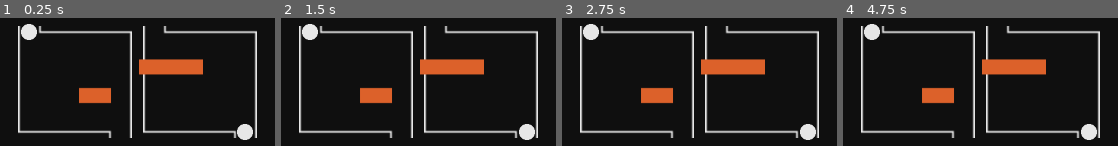
Above: before the commit, frames 1-4 (left to right).
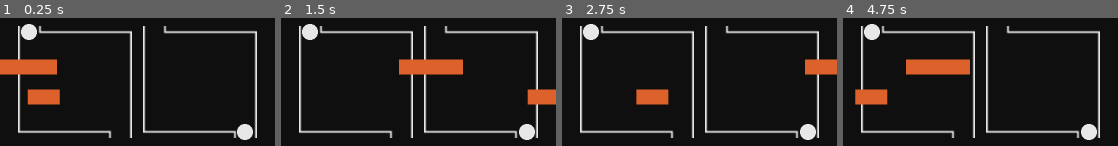
Above: after the commit, the same moments.

Repository: avodhel/project-team-test
Game: Godot game, scene res://Scenes/puzzle_dragcircles/puzzle_dragcircles.tscn
The game is run twice, just before and just after one commit, with the same random seed, the same clock (stepped at 60 frames per second) and the same inputs.
Inputs (mouse positions are in pixels of both pictures, inside the frame that each line leads up to):
- Up to frame 1 (0.25 s): no input
- Up to frame 2 (1.5 s): drag from (311, 32) to (451, 66) at 0.52 s; drag from (525, 131) to (451, 66) at 1.27 s
- Up to frame 3 (2.75 s): move the mouse to (727, 38) at 2.02 s; click (727, 38) at 2.17 s
- Up to frame 4 (4.75 s): drag from (966, 121) to (898, 52) at 2.77 s; move the mouse to (1063, 111) at 3.52 s; click (1063, 111) at 3.67 s; drag from (898, 52) to (939, 32) at 4.27 s

The runs differ from the first frame. In frame 1, 8.4% of the frame differs, in the area x 0-74%, y 32-68%; in frame 2, 4.6%; in frame 3, 5.1%; in frame 4, 8.7%, in the area x 4-74%, y 32-68%.

Commit message:
moving obstacles

Diff:
--- a/Project Team Test/Scenes/puzzle_dragcircles/circle.tscn
+++ b/Project Team Test/Scenes/puzzle_dragcircles/circle.tscn
@@ -21,3 +21,4 @@
 shape = SubResource( 1 )
 [connection signal="input_event" from="Body" to="Body" method="_on_Body_input_event"]
 [connection signal="mouse_entered" from="Body" to="Body" method="_on_Body_mouse_entered"]
+[connection signal="mouse_exited" from="Body" to="Body" method="_on_Body_mouse_exited"]
--- a/Project Team Test/Scenes/puzzle_dragcircles/long_obstacle.tscn
+++ b/Project Team Test/Scenes/puzzle_dragcircles/long_obstacle.tscn
@@ -1,18 +1,31 @@
-[gd_scene load_steps=3 format=2]
+[gd_scene load_steps=5 format=2]
 
 [ext_resource path="res://Textures/puzzle_dragcircles/long_obstacle.png" type="Texture" id=1]
+[ext_resource path="res://Scripts/puzzle_dragcircles/obstacle.gd" type="Script" id=2]
 
-[sub_resource type="RectangleShape2D" id=1]
+[sub_resource type="Curve2D" id=1]
+_data = {
+"points": PoolVector2Array( 0, 0, 0, 0, 0, 0, 0, 0, 0, 0, 288, 0 )
+}
+
+[sub_resource type="RectangleShape2D" id=2]
 extents = Vector2( 32.0248, 6.05986 )
 
 [node name="Long_Obstacle" type="Node2D"]
 scale = Vector2( 1, 1.25 )
+script = ExtResource( 2 )
 
-[node name="Area2D" type="Area2D" parent="."]
+[node name="Path2D" type="Path2D" parent="."]
+curve = SubResource( 1 )
 
-[node name="Sprite" type="Sprite" parent="Area2D"]
+[node name="PathFollow2D" type="PathFollow2D" parent="Path2D"]
+rotate = false
+
+[node name="Obstacle" type="Area2D" parent="Path2D/PathFollow2D"]
+
+[node name="Sprite" type="Sprite" parent="Path2D/PathFollow2D/Obstacle"]
 modulate = Color( 0.952941, 0.419608, 0.180392, 1 )
 texture = ExtResource( 1 )
 
-[node name="CollisionShape2D" type="CollisionShape2D" parent="Area2D"]
-shape = SubResource( 1 )
+[node name="CollisionShape2D" type="CollisionShape2D" parent="Path2D/PathFollow2D/Obstacle"]
+shape = SubResource( 2 )
--- a/Project Team Test/Scenes/puzzle_dragcircles/puzzle_dragcircles.tscn
+++ b/Project Team Test/Scenes/puzzle_dragcircles/puzzle_dragcircles.tscn
@@ -14,9 +14,9 @@
 position = Vector2( 200, 100 )
 
 [node name="Long_Obstacle" parent="." instance=ExtResource( 3 )]
-position = Vector2( 170.702, 84.9305 )
+position = Vector2( 0, 85 )
 
 [node name="Short_Obstacle" parent="." instance=ExtResource( 4 )]
-position = Vector2( 95.0213, 113.521 )
+position = Vector2( 0, 115 )
 
 [node name="Circles" parent="." instance=ExtResource( 2 )]
--- a/Project Team Test/Scenes/puzzle_dragcircles/short_obstacle.tscn
+++ b/Project Team Test/Scenes/puzzle_dragcircles/short_obstacle.tscn
@@ -1,18 +1,33 @@
-[gd_scene load_steps=3 format=2]
+[gd_scene load_steps=5 format=2]
 
 [ext_resource path="res://Textures/puzzle_dragcircles/short_obstacle.png" type="Texture" id=1]
+[ext_resource path="res://Scripts/puzzle_dragcircles/obstacle.gd" type="Script" id=2]
 
-[sub_resource type="RectangleShape2D" id=1]
-extents = Vector2( 15.8849, 6.05986 )
+[sub_resource type="Curve2D" id=1]
+_data = {
+"points": PoolVector2Array( 0, 0, 0, 0, 0, 0, 0, 0, 0, 0, -288, -2.51778e-05 )
+}
+
+[sub_resource type="RectangleShape2D" id=2]
+extents = Vector2( 15.8879, 6.05986 )
 
 [node name="Short_Obstacle" type="Node2D"]
 scale = Vector2( 1, 1.25 )
+script = ExtResource( 2 )
+speed = 175
 
-[node name="Area2D" type="Area2D" parent="."]
+[node name="Path2D" type="Path2D" parent="."]
+rotation = -3.14159
+curve = SubResource( 1 )
 
-[node name="Sprite" type="Sprite" parent="Area2D"]
+[node name="PathFollow2D" type="PathFollow2D" parent="Path2D"]
+rotate = false
+
+[node name="Obstacle" type="Area2D" parent="Path2D/PathFollow2D"]
+
+[node name="Sprite" type="Sprite" parent="Path2D/PathFollow2D/Obstacle"]
 modulate = Color( 0.952941, 0.419608, 0.180392, 1 )
 texture = ExtResource( 1 )
 
-[node name="CollisionShape2D" type="CollisionShape2D" parent="Area2D"]
-shape = SubResource( 1 )
+[node name="CollisionShape2D" type="CollisionShape2D" parent="Path2D/PathFollow2D/Obstacle"]
+shape = SubResource( 2 )
--- a/Project Team Test/Scripts/puzzle_dragcircles/circle.gd
+++ b/Project Team Test/Scripts/puzzle_dragcircles/circle.gd
@@ -2,7 +2,7 @@
 
 var mouse_entered = false
 var drag_mouse = false
-var draggingDistance = Vector2(0, 0)
+var draggingDistance = Vector2()
 var dir = 0
 
 func _on_Body_input_event(viewport, event, shape_idx):
@@ -20,3 +20,6 @@
 
 func _on_Body_mouse_entered():
 	mouse_entered = true
+
+func _on_Body_mouse_exited():
+	mouse_entered = false
--- /dev/null
+++ b/Project Team Test/Scripts/puzzle_dragcircles/obstacle.gd
@@ -0,0 +1,15 @@
+extends Node2D
+
+export var speed = 100
+
+onready var path_follow = $Path2D/PathFollow2D
+onready var obstacle = $Path2D/PathFollow2D/Obstacle
+
+var direction = 1 #left or right
+
+func _process(delta):
+	path_follow.offset += speed * direction * delta
+	if direction > 0 and path_follow.unit_offset > 0.99: #if moving right
+		direction = -1
+	elif direction < 0 and path_follow.unit_offset < 0.01: #if moving left
+		direction = 1
